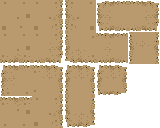
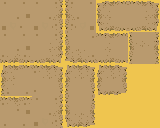
The second (160, 128) image is a revision of the first. Changes to its layers:
added layer "Layer 2" over box(0, 0, 160, 128)
